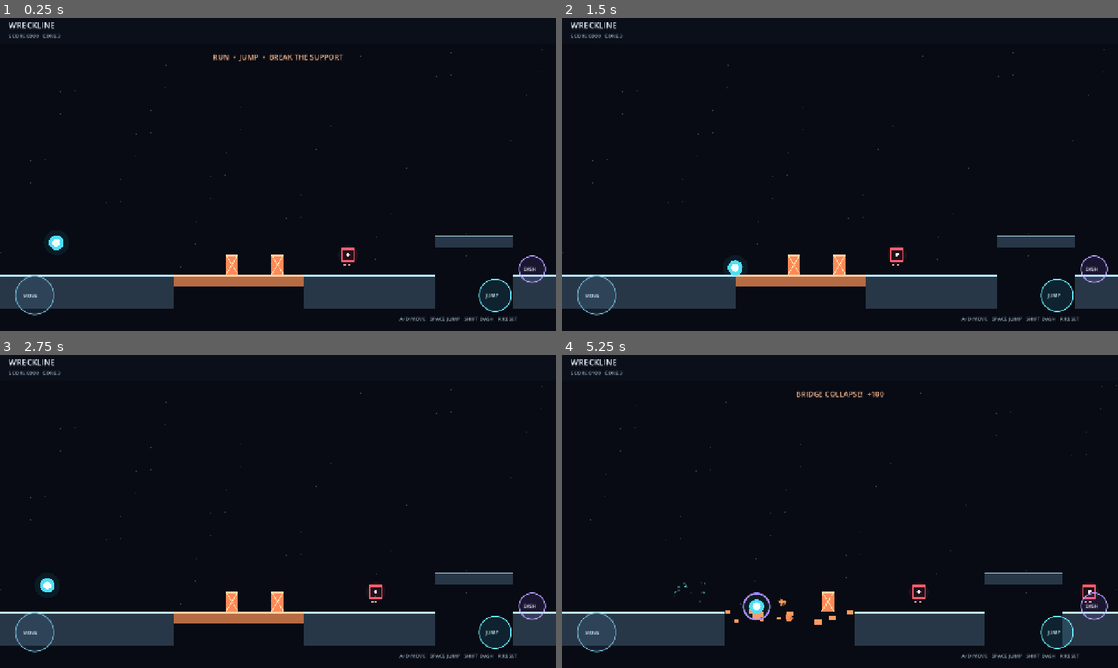
Above: before the commit, frames 1-4 (two rows, left to right).
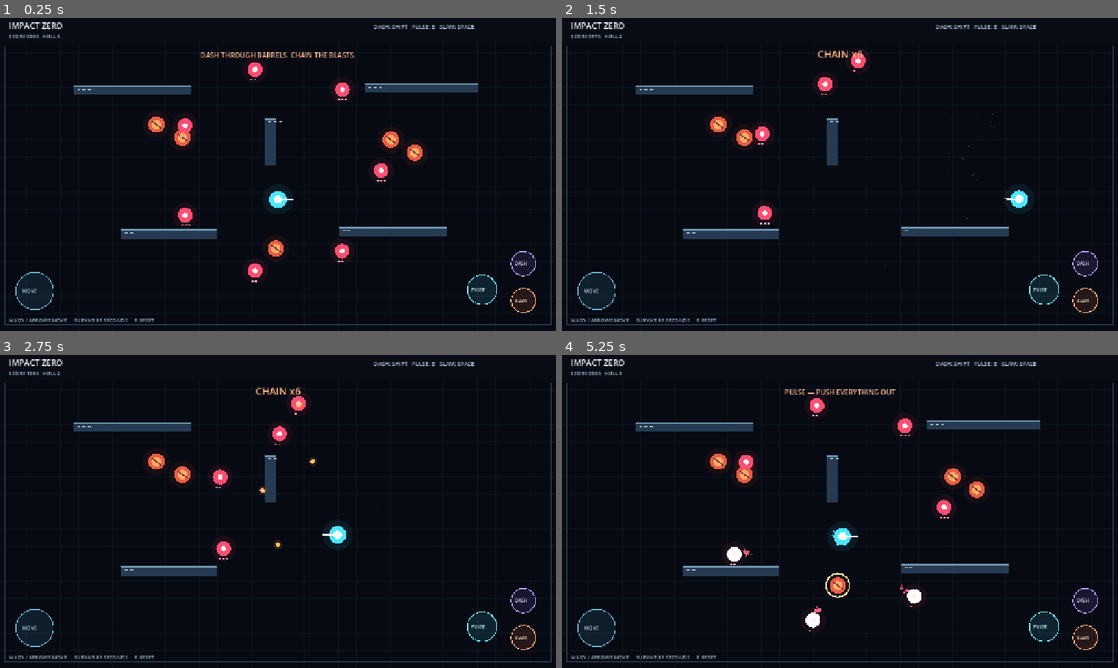
Above: after the commit, the same moments.

Repository: rifatsidik/textborn
Game: Godot game, scene res://prototypes/impact_zero.tscn
Same seed, same stepped clock (60 frames per second), same inputs: the game is played once before the commit and once after it. Before the commit the project starts from res://prototypes/wreckline.tscn.
Inputs (mouse positions are in pixels of both pictures, inside the frame that each line leads up to):
- Up to frame 1 (0.25 s): no input
- Up to frame 2 (1.5 s): tap Enter (ui_accept) at 0.5, 0.77 s; move the mouse to (962, 158) at 0.52 s; hold Right (ui_right) 0.53-1.25 s; hold Shift 0.53-1.25 s; click (962, 158) at 0.67 s; drag from (728, 190) to (812, 237) at 1.27 s
- Up to frame 3 (2.75 s): move the mouse to (333, 442) at 2.02 s; hold Left (ui_left) from 2.03 s (still down); hold Space from 2.03 s (still down)
- Up to frame 4 (5.25 s): release Left (ui_left) at 2.75 s; release Space at 2.75 s; drag from (812, 574) to (673, 464) at 2.77 s; move the mouse to (1006, 558) at 3.52 s; hold Right (ui_right) 3.53-4.25 s; hold Q 3.53-4.25 s; tap Enter (ui_accept) at 3.77 s; drag from (673, 464) to (756, 433) at 4.27 s; move the mouse to (867, 511) at 5.02 s; hold Right (ui_right) from 5.03 s (still down); hold E from 5.03 s (still down); click (867, 511) at 5.17 s

The runs differ from the first frame. In frame 1, 16% of the frame differs, in the area x 0-100%, y 1-99%; in frame 2, 14%; in frame 3, 14%; in frame 4, 15%.

Commit message:
Activate IMPACT ZERO prototype as main scene

Diff:
--- a/project.godot
+++ b/project.godot
@@ -10,8 +10,8 @@
 
 [application]
 
-config/name="WRECKLINE"
-run/main_scene="res://prototypes/wreckline.tscn"
+config/name="IMPACT ZERO"
+run/main_scene="res://prototypes/impact_zero.tscn"
 config/features=PackedStringArray("4.7")
 
 [display]
